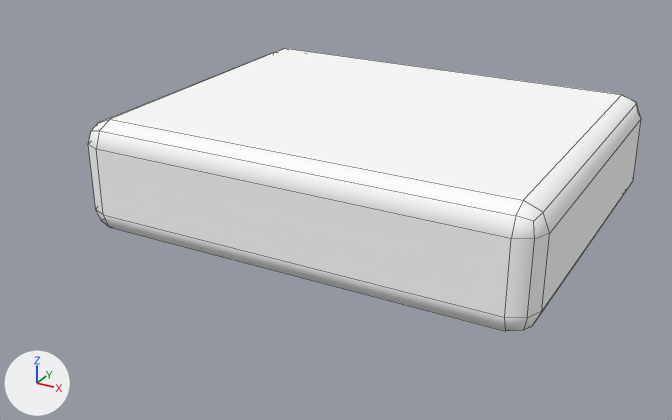
A saved change to the OBJ model gunsmod/src/main/resources/assets/gunsmod/models/entity/airdef/sam_nasams/head.obj.
The view is the same before and after, from a camera (50 mm lens) standing at (1.586, -2.828, 2.391) and looking at (0.458, -0.778, 1.366). The axes (+X, +Y, +Z) are drawn at lower left. The lights are the same throughout. The first picture is the older version. Mesh edges are drawn as thin lines. Where no turn or scale is listed for an object, it has been applied to the vertices.

Objects in the first picture: 'head'.
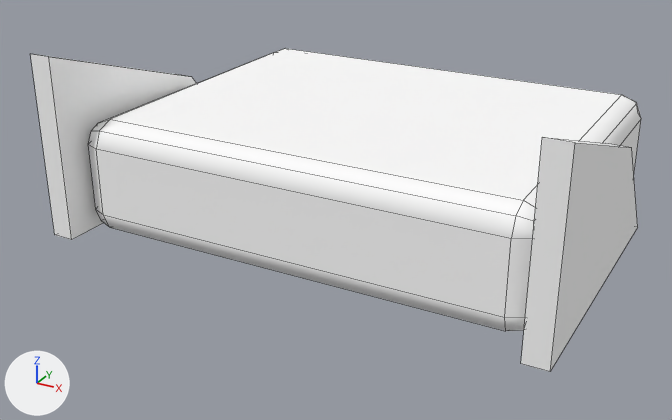
Boxes (x1, y1, x2, y2) around the edits, measured in the pictures (672 x 420 px):
'head', reshaped (10% wider, 14% taller)
    before: (88, 49, 641, 331)
    after: (31, 49, 641, 372)
part 1 of me_head, added
    after: (31, 54, 638, 372)

What changed in the scene script:
```text
Change me_head:
    used by ob_head; location = (0.0, 0.0, 0.0)
    verts and faces of me_head; kept vertices keep their numbers, new ones are numbered from 56
    remove me_head.from_pydata(...)  # 56 vertices, 54 faces; spans x -0.125..1.125, y -1.125..-0.125, z 1.312..1.625
    add me_head.from_pydata(...)  # 72 vertices, 66 faces; spans x -0.188..1.188, y -1.187..-0.125, z 1.312..1.813
    me_head part 1
    add verts[56] = (-0.188, -1.187, 1.313)  # pixel (54, 234)
    add verts[57] = (-0.188, -0.375, 1.312)
    add verts[58] = (-0.188, -1.187, 1.813)  # pixel (30, 53)
    add verts[59] = (-0.188, -0.625, 1.625)  # pixel (175, 74)
    add verts[60] = (1.125, -1.187, 1.313)  # pixel (520, 363)
    add verts[61] = (1.125, -0.375, 1.312)
    add verts[62] = (1.125, -1.187, 1.813)  # pixel (542, 137)
    add verts[63] = (1.125, -0.625, 1.625)  # pixel (605, 143)
    add for new, old in zip([*range(64, 72)], [*range(56, 64)]): verts[new] = verts[old] + (0.063, 0.0, 0.0)
    add faces += [(56, 57, 65, 64), (56, 64, 66, 58), (58, 66, 67, 59), (57, 59, 67, 65), (64, 65, 67, 66), (56, 58, 59, 57)]
    add faces += [(60, 61, 69, 68), (60, 68, 70, 62), (62, 70, 71, 63), (61, 63, 71, 69), (68, 69, 71, 70), (60, 62, 63, 61)]
```
